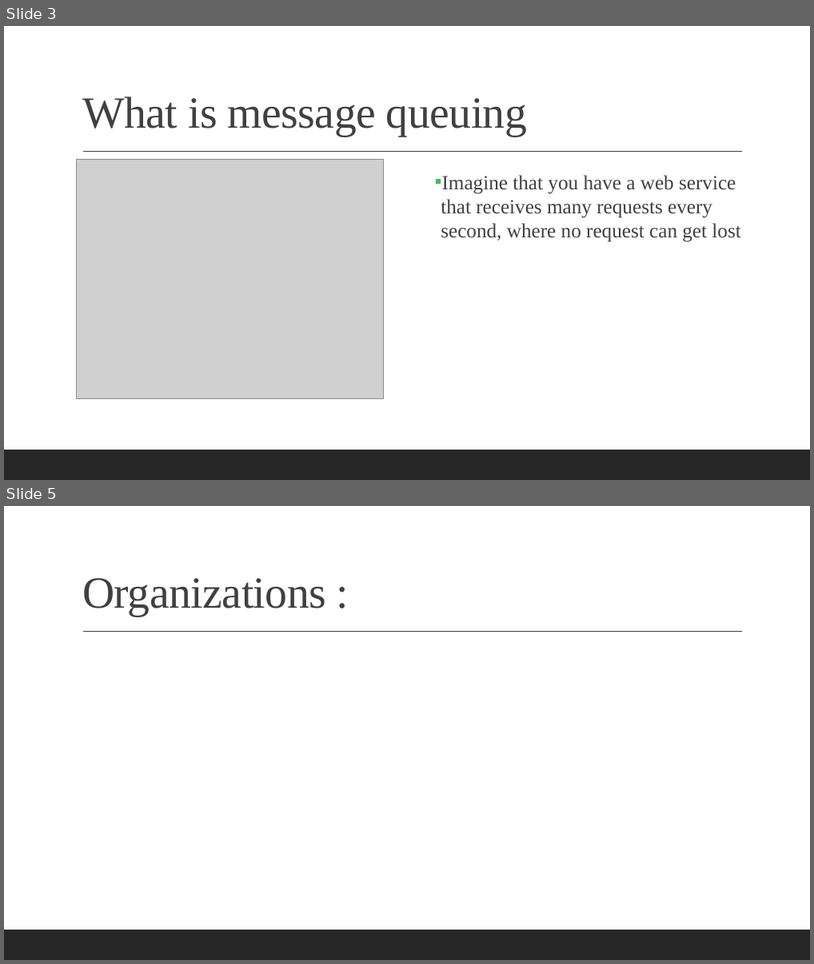
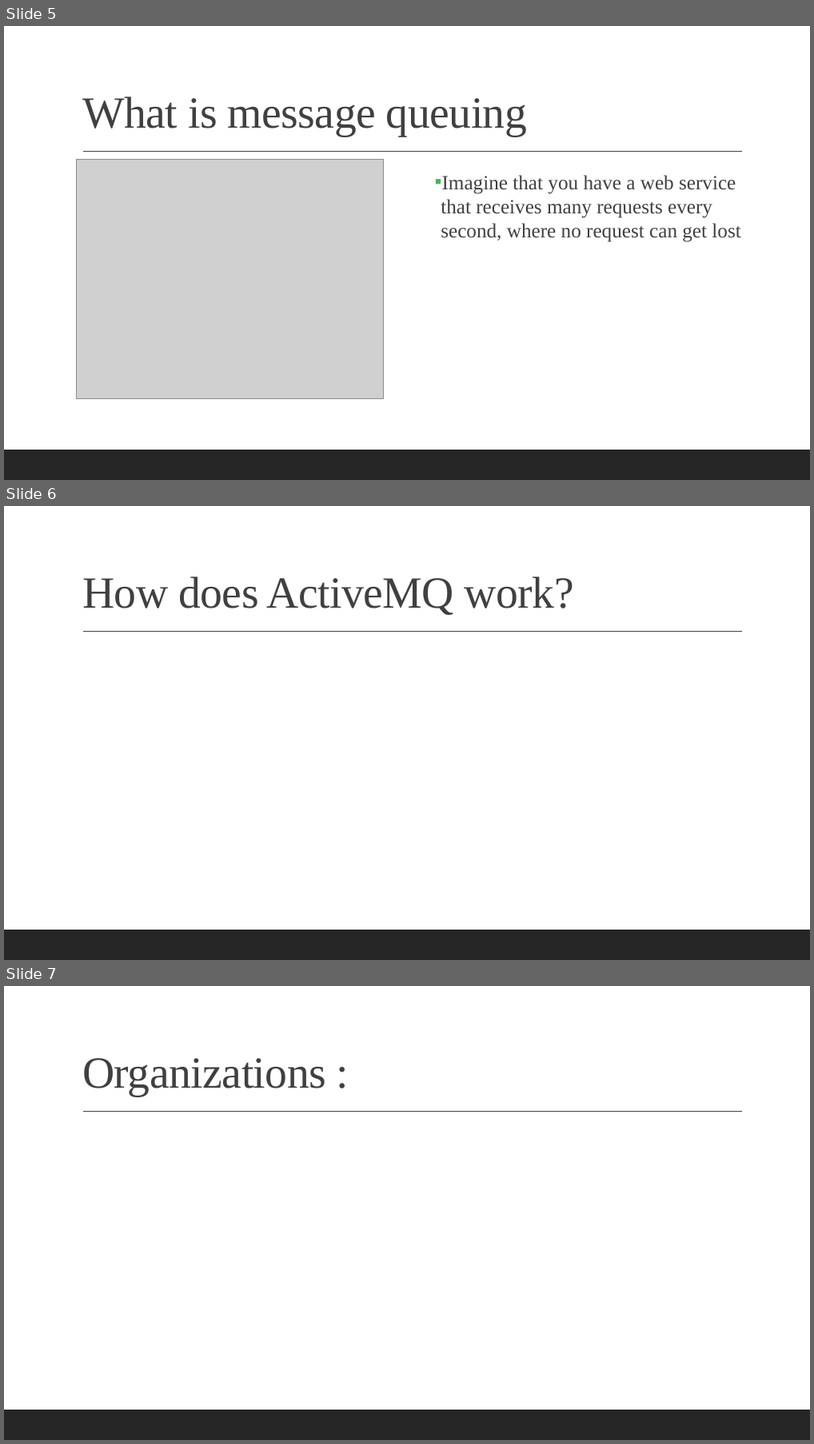
Before and after one commit to ov1n/Active-MQ-presentation, a slide deck: activemq.pptx. Shown one above the other, each under a label of ours: slides 3 and 5 before the commit, slides 5, 6 and 7 after it; the slides between them are not shown. The pictures are 814x964 and 814x1444 pixels, drawn with LibreOffice and Linux fonts; fonts in the diff are those of the drawing; grey boxes stand for pictures. Boxes give left, top, right and bottom in pixels: in the first picture for what was removed or moved away, otherwise in the second. Text is boxed around its words. In the diff, an @@ line names an element or a change of style, - is before the commit and + after.

```diff
--- a/activemq.pptx
+++ b/activemq.pptx
@@ slide 6 added at (4,506,810,960), background #FFFFFF; not listed: 2 template elements that a slide beside it also shows @@
@@ title added at (82,576,574,615), 53 pt, text #404040 @@
+How does ActiveMQ work?
@@ what was slide 3 is now slide 5 @@
@@ what was slide 5 is now slide 7 @@
```
Also in this commit, not shown: 1 slide changed, 2 other slides added, 2 other files.
